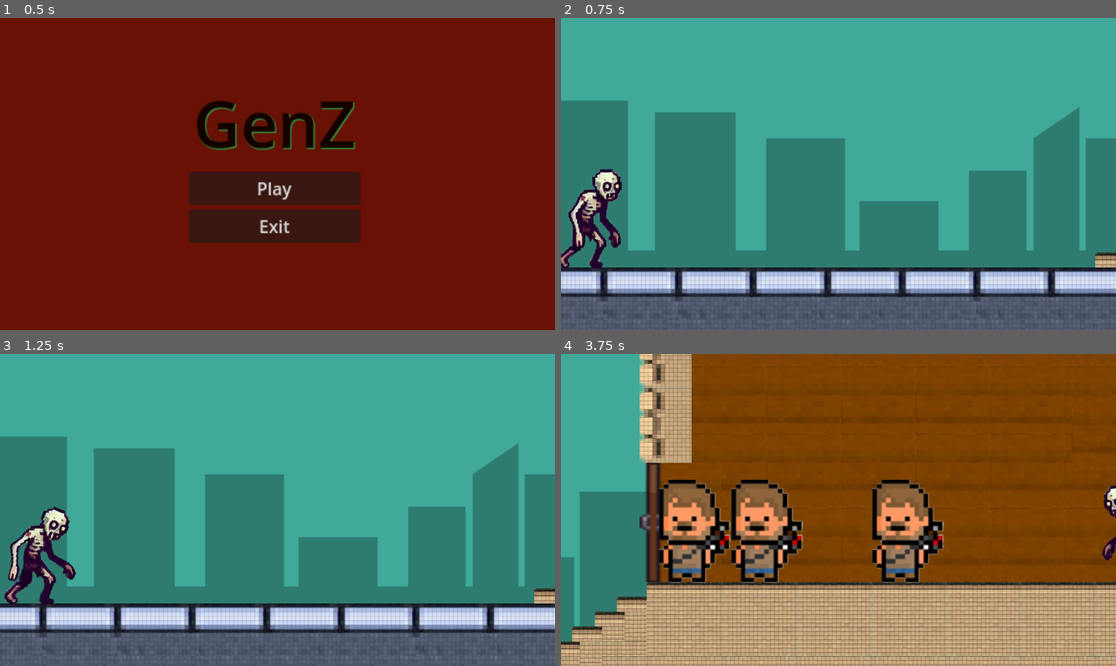
Above: before the commit, frames 1-4 (two rows, left to right).
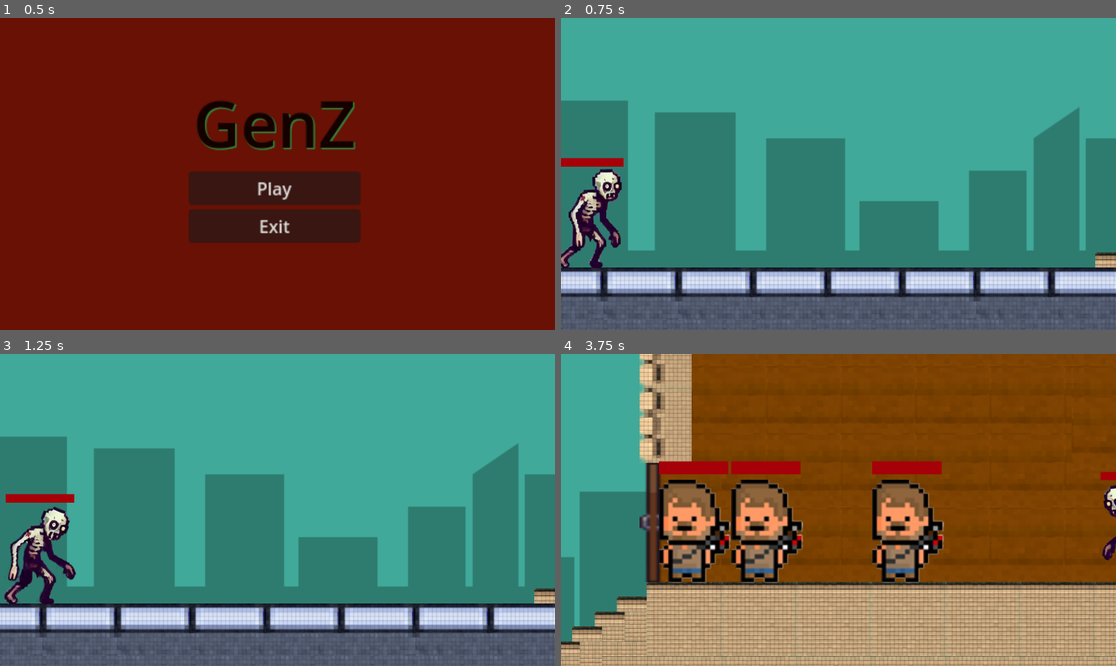
Above: after the commit, the same moments.

Repository: PlayableGIT/Gen_Z
Game: Godot game, scene res://Screens/Main_menu.tscn
Same seed, same stepped clock (60 frames per second), same inputs: the game is played once before the commit and once after it.
Inputs (mouse positions are in pixels of both pictures, inside the frame that each line leads up to):
- Up to frame 1 (0.5 s): no input
- Up to frame 2 (0.75 s): click "Play" at 0.5 s
- Up to frame 3 (1.25 s): no input
- Up to frame 4 (3.75 s): move the mouse to (960, 494) at 1.27 s; hold Right (ui_right) 1.28-2.78 s; click (960, 494) at 1.35 s; tap Up (ui_up) at 1.52, 2.27 s; move the mouse to (727, 525) at 2.02 s; right-click (727, 525) at 2.1 s; move the mouse to (894, 441) at 2.77 s; hold Left (ui_left) 2.78-3.53 s; click (894, 441) at 2.85 s; move the mouse to (810, 572) at 3.52 s; hold Right (ui_right) from 3.53 s (still down); right-click (810, 572) at 3.6 s

Frame 1 is identical in both runs. In frame 2, 0.3% of the frame differs, in the area x 0-12%, y 44-48%; in frame 3, 0.4%; in frame 4, 1.7%, in the area x 17-100%, y 34-41%.

Commit message:
healthbar zombie i przeciwnika

Diff:
--- a/Screens/scena.tscn
+++ b/Screens/scena.tscn
@@ -443,6 +443,11 @@
 a = Vector2(159.485, -136.715)
 b = Vector2(-151.412, 137.497)
 
+[sub_resource type="StyleBoxFlat" id="StyleBoxFlat_gju6f"]
+
+[sub_resource type="StyleBoxFlat" id="StyleBoxFlat_je3aq"]
+bg_color = Color(0.65098, 0, 0.0352941, 1)
+
 [sub_resource type="Curve" id="Curve_ufqy1"]
 min_value = -360.0
 max_value = 360.0
@@ -510,6 +515,17 @@
 [node name="Survivor" parent="." instance=ExtResource("3_c5g0i")]
 z_index = 1
 position = Vector2(3131, -497)
+
+[node name="HealthBar" type="ProgressBar" parent="Survivor"]
+offset_left = -82.0
+offset_top = -150.0
+offset_right = 67.0
+offset_bottom = -123.0
+theme_override_styles/background = SubResource("StyleBoxFlat_gju6f")
+theme_override_styles/fill = SubResource("StyleBoxFlat_je3aq")
+max_value = 25.0
+step = 1.0
+show_percentage = false
 
 [node name="Zombie" parent="." instance=ExtResource("2_8hn1c")]
 position = Vector2(187, -200)
--- a/Scripts/survivor.gd
+++ b/Scripts/survivor.gd
@@ -8,8 +8,11 @@
 # Called when the node enters the scene tree for the first time.
 func _ready() -> void:
 	pass # Replace with function body.
+	set_Health_bar()
+	$HealthBar.max_value = health
 
-
+func set_Health_bar() -> void:
+	$HealthBar.value = health
 # Called every frame. 'delta' is the elapsed time since the previous frame.
 func _physics_process(delta: float) -> void:
 	if not is_on_floor():
@@ -37,7 +40,7 @@
 		health = health - rng_damage
 		$Survivor01.animation = "hurt"
 		print("Survivor took ", rng_damage, " damage! Health: ", health)
-
+	set_Health_bar()
 func _on_area_2d_body_entered(body: Node2D) -> void:
 	if body.has_method("zombie"):
 		zombie_in_range = true
--- a/Scripts/zombie.gd
+++ b/Scripts/zombie.gd
@@ -16,6 +16,11 @@
 func _ready() -> void:
 	var total_dice_sides = 7
 	$Zombie03.frame = randi() % total_dice_sides
+	set_Health_bar()
+	$HealthBar.max_value = health
+
+func set_Health_bar() -> void:
+	$HealthBar.value = health
 
 func _physics_process(delta: float) -> void:
 	#grawitacja
@@ -74,7 +79,7 @@
 		$attack_cooldown.start()
 		health = health - rng_damage
 		print("Zombie took ", rng_damage, " damage! Health: ", health)
-
+	set_Health_bar()
 
 func _on_attack_cooldown_timeout() -> void:
 	survivor_attack_cooldown = true
--- a/survivor.tscn
+++ b/survivor.tscn
@@ -33,6 +33,11 @@
 [sub_resource type="RectangleShape2D" id="RectangleShape2D_4eiqg"]
 size = Vector2(226, 220)
 
+[sub_resource type="StyleBoxFlat" id="StyleBoxFlat_xe53k"]
+
+[sub_resource type="StyleBoxFlat" id="StyleBoxFlat_0pap4"]
+bg_color = Color(0.65098, 0, 0.0352941, 1)
+
 [node name="Survivor" type="CharacterBody2D"]
 scale = Vector2(1.5, 1.5)
 script = ExtResource("1_jshkn")
@@ -60,6 +65,17 @@
 [node name="attack_cooldown" type="Timer" parent="."]
 wait_time = 1.5
 
+[node name="HealthBar" type="ProgressBar" parent="."]
+offset_left = -82.0
+offset_top = -150.0
+offset_right = 67.0
+offset_bottom = -123.0
+theme_override_styles/background = SubResource("StyleBoxFlat_xe53k")
+theme_override_styles/fill = SubResource("StyleBoxFlat_0pap4")
+max_value = 25.0
+step = 1.0
+show_percentage = false
+
 [connection signal="body_entered" from="Area2D" to="." method="_on_area_2d_body_entered"]
 [connection signal="body_exited" from="Area2D" to="." method="_on_area_2d_body_exited"]
 [connection signal="timeout" from="attack_cooldown" to="." method="_on_attack_cooldown_timeout"]
--- a/zombie.tscn
+++ b/zombie.tscn
@@ -65,6 +65,12 @@
 [sub_resource type="RectangleShape2D" id="RectangleShape2D_xlgub"]
 size = Vector2(207, 212)
 
+[sub_resource type="StyleBoxFlat" id="StyleBoxFlat_elihh"]
+bg_color = Color(0.387562, 0.322976, 0.39425, 1)
+
+[sub_resource type="StyleBoxFlat" id="StyleBoxFlat_vf0fc"]
+bg_color = Color(0.651516, 0, 0.0362684, 1)
+
 [node name="Zombie" type="CharacterBody2D"]
 scale = Vector2(1.5, 1.5)
 script = ExtResource("1_nufbr")
@@ -91,6 +97,17 @@
 [node name="attack_cooldown" type="Timer" parent="."]
 wait_time = 1.5
 
+[node name="HealthBar" type="ProgressBar" parent="."]
+offset_left = -72.0
+offset_top = -132.0
+offset_right = 74.0
+offset_bottom = -114.0
+theme_override_styles/background = SubResource("StyleBoxFlat_elihh")
+theme_override_styles/fill = SubResource("StyleBoxFlat_vf0fc")
+max_value = 15.0
+step = 1.0
+show_percentage = false
+
 [connection signal="body_entered" from="Area2D" to="." method="_on_area_2d_body_entered"]
 [connection signal="body_exited" from="Area2D" to="." method="_on_area_2d_body_exited"]
 [connection signal="timeout" from="attack_cooldown" to="." method="_on_attack_cooldown_timeout"]
Not shown: 1 places in Screens/scena.tscn that only renumber resources
Not shown: 1 places in survivor.tscn that only renumber resources
Not shown: 1 places in zombie.tscn that only renumber resources
